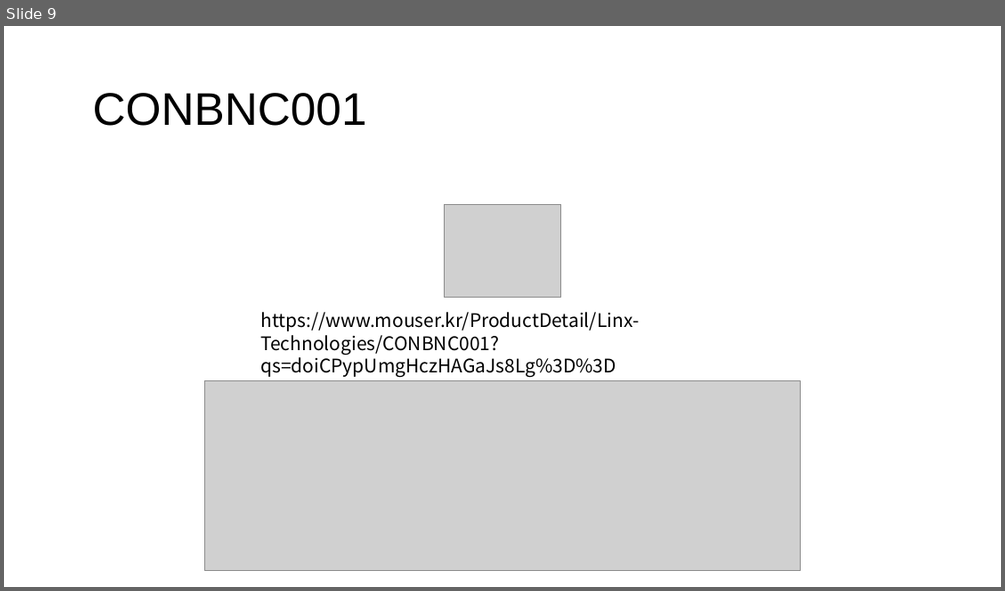
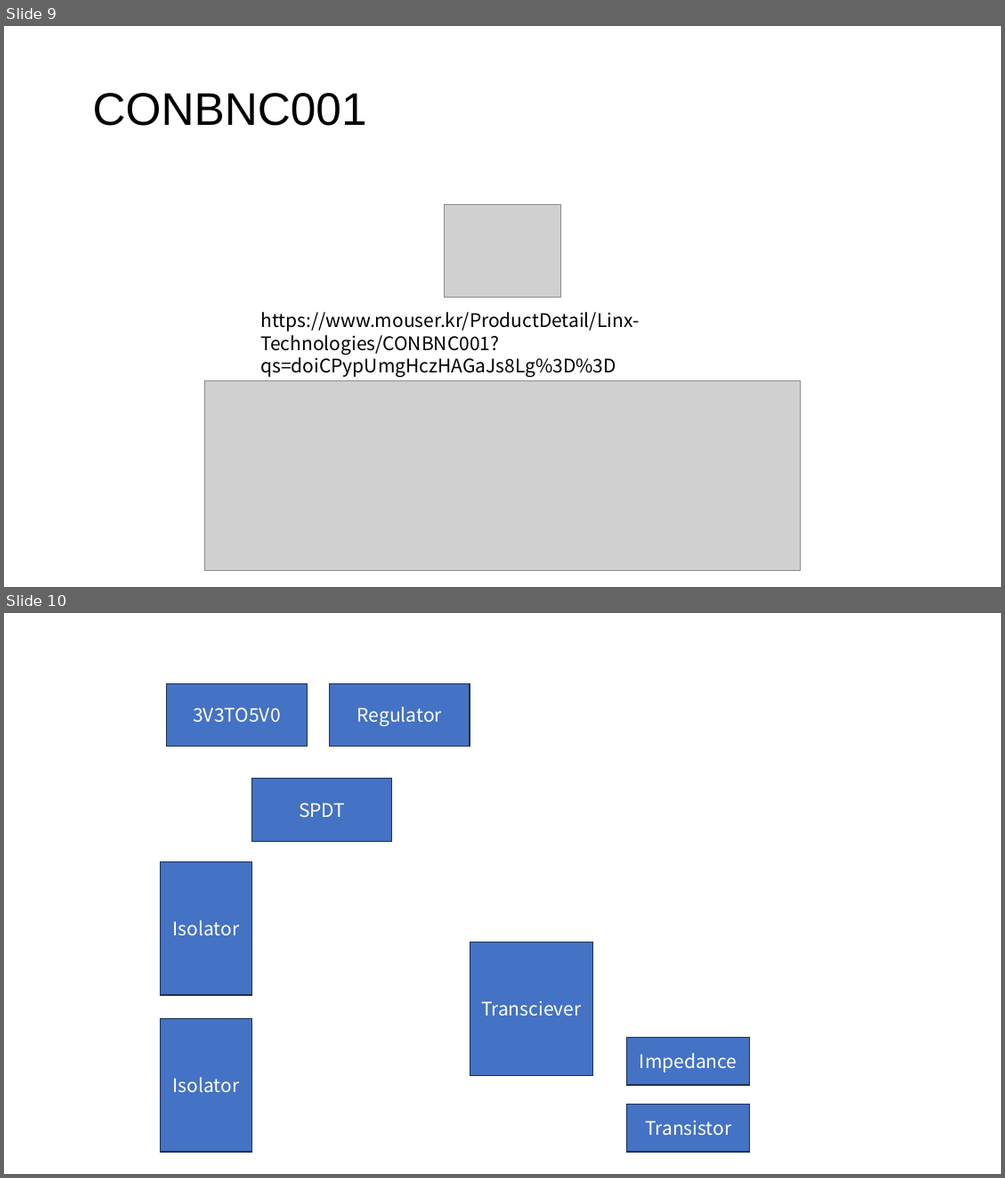
Before and after one commit to alexist2623/PMOD2BNC, a slide deck: Meeting/PMOD2BNC.pptx. Shown one above the other, each under a label of ours: slide 9 before the commit, slides 9 and 10 after it. The pictures are 1005x591 and 1005x1178 pixels, drawn with LibreOffice and Linux fonts; fonts in the diff are those of the drawing; grey boxes stand for pictures. Boxes give left, top, right and bottom in pixels: in the first picture for what was removed or moved away, otherwise in the second. Text is boxed around its words. In the diff, an @@ line names an element or a change of style, - is before the commit and + after.

```diff
--- a/Meeting/PMOD2BNC.pptx
+++ b/Meeting/PMOD2BNC.pptx
@@ slide 10 added at [4, 613, 1001, 1174], background #FFFFFF @@
@@ rectangle added at [167, 683, 307, 747], fill #4472C4, outline #1E3256 1 pt, 18 pt, text #FFFFFF @@
+3V3TO5V0
@@ rectangle added at [329, 683, 469, 747], fill #4472C4, outline #1E3256 1 pt, 18 pt, text #FFFFFF @@
+Regulator
@@ rectangle added at [252, 779, 392, 841], fill #4472C4, outline #1E3256 1 pt, 18 pt, text #FFFFFF @@
+SPDT
@@ rectangle added at [161, 861, 252, 995], fill #4472C4, outline #1E3256 1 pt, 18 pt, text #FFFFFF @@
+Isolator
@@ rectangle added at [469, 942, 593, 1075], fill #4472C4, outline #1E3256 1 pt, 18 pt, text #FFFFFF @@
+Transciever
@@ rectangle added at [161, 1018, 252, 1151], fill #4472C4, outline #1E3256 1 pt, 18 pt, text #FFFFFF @@
+Isolator
@@ rectangle added at [627, 1038, 751, 1085], fill #4472C4, outline #1E3256 1 pt, 18 pt, text #FFFFFF @@
+Impedance
@@ rectangle added at [627, 1104, 751, 1151], fill #4472C4, outline #1E3256 1 pt, 18 pt, text #FFFFFF @@
+Transistor
```
Also in this commit, not shown: 2 other files.
